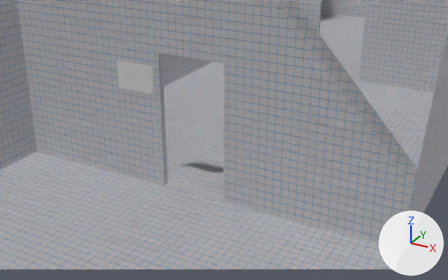
The Blender file blender_models/Box.blend as it was, and as the next commit left it.
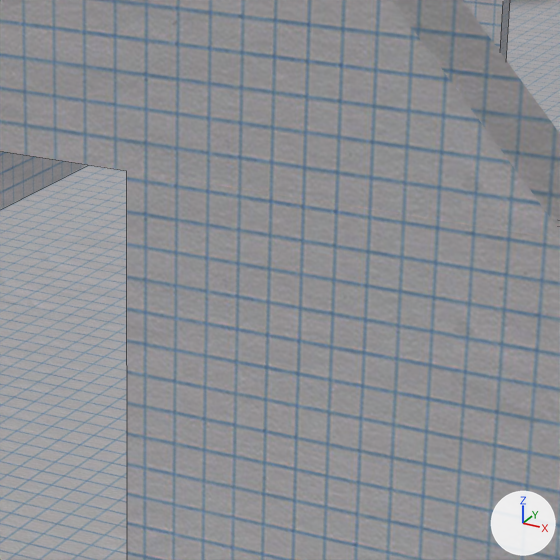
Old and new are each drawn from a 50 mm lens placed at (24.15, -3.64, 4.26), pointed at (20.7, 2.64, 1.12) and again close up on the part from 43% to 74% of the width and 7% to 58% of the height. Arrows for +X, +Y and +Z are at lower right; the lights stay in place. The close-ups show mesh edges as thin lines. Everything nearer to the camera than a plane just in front of the edit is cut away.

Objects in the first close-up: 'Room2'.
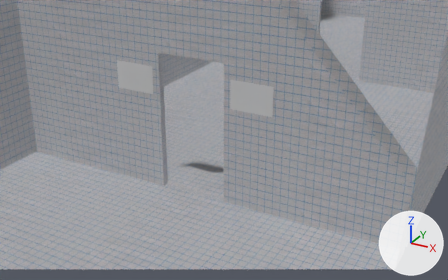
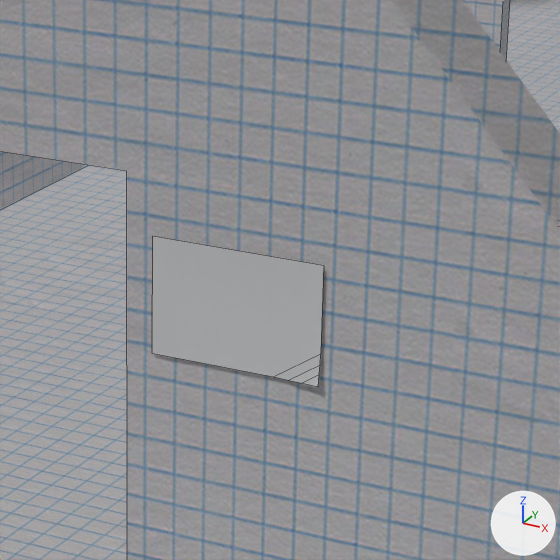
Commit message: add Knobs instruction

What differs and where, as boxes [x1, y1, x2, y2] in the close-ups (560 x 560 px):
'KnobsInstruction', added
    after: [152, 237, 324, 387]

The change, as a list of edits to the scene's bpy script:
```text
Add mat_knobsinstruction:
    mat_knobsinstruction = principled_material('KnobsInstruction')
    mat_knobsinstruction.base_color = (0.8, 0.8, 0.8)  # white #e7e7e7
    mat_knobsinstruction.roughness = 1.0
    mat_knobsinstruction.specular_ior_level = 0.1
Add me_plane_008:
    me_plane_008.from_pydata([(0.3, -0.012, -0.2), (0.3, 0.0, 0.2), (-0.3, 0.0, -0.2), (-0.3, 0.0, 0.2), (0.137, 0.0, -0.2), (0.192, -0.002, -0.2), (0.239, -0.006, -0.2), (0.3, -0.006, -0.159), (0.3, -0.002, -0.128), (0.3, 0.0, -0.091)], [], [(9, 1, 3, 2, 4), (0, 7, 6), (7, 8, 5, 6), (8, 9, 4, 5)])
    me_plane_008.polygons.foreach_set('use_smooth', [True] * 4)
    me_plane_008.materials.append(mat_knobsinstruction)  # its picture is missing
Add ob_knobsinstruction:
    ob_knobsinstruction = bpy.data.objects.new('KnobsInstruction', me_plane_008)
    ob_knobsinstruction.location = (20.9, 2.99, 1.6)
```
